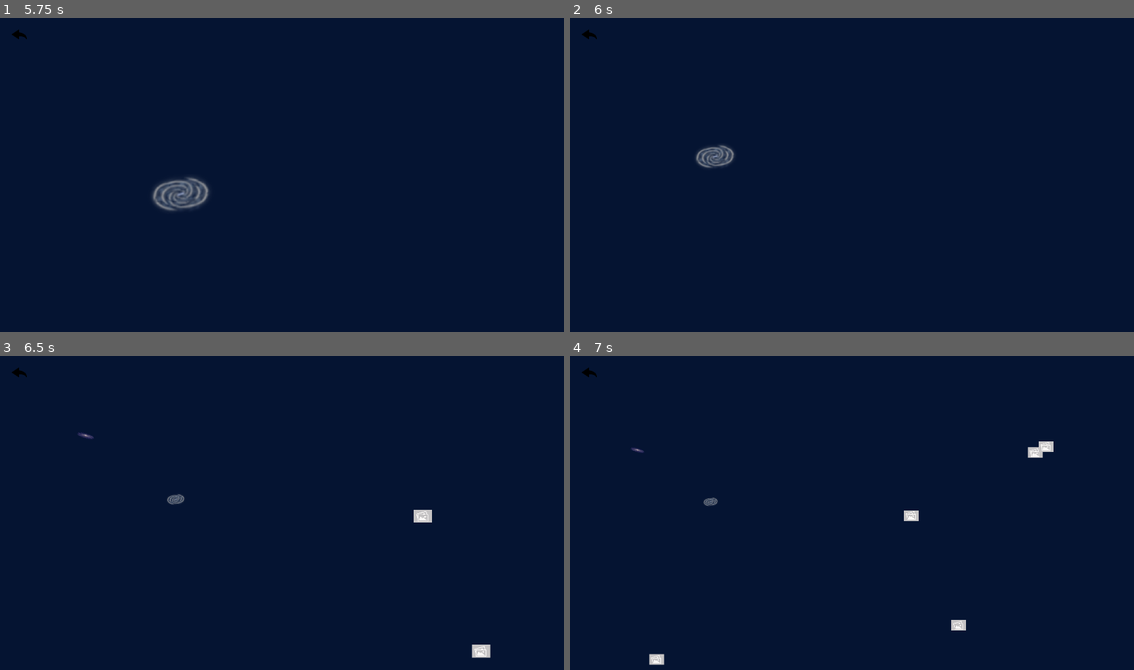
Above: before the commit, frames 1-4 (two rows, left to right).
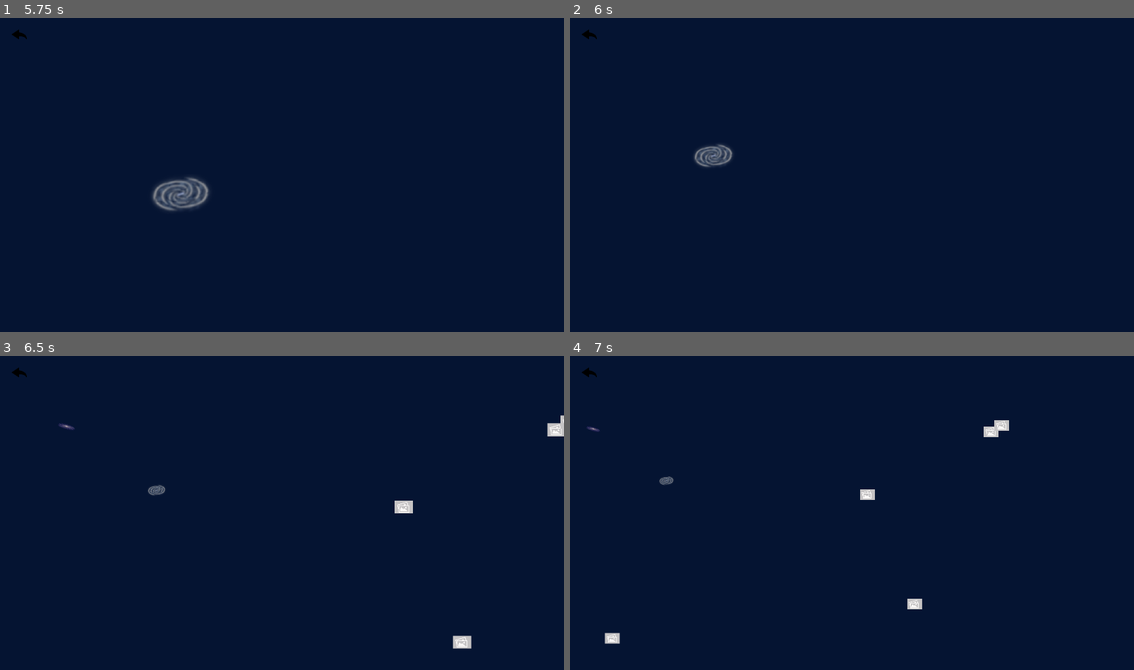
Above: after the commit, the same moments.

Repository: k4444th/ChasingCows
Game: Godot game, scene res://Scenes/galaxy_menu.tscn
Two runs of this game, one before a commit and one after it. Both use one fixed random seed, a clock stepped at 60 frames per second and the inputs below. This scene is started directly instead of the project's main scene.
Inputs (mouse positions are in pixels of both pictures, inside the frame that each line leads up to):
- Up to frame 1 (5.75 s): click (95, 83) at 0.5 s; move the mouse to (253, 237) at 1.27 s; hold W (Up) 1.28-2.78 s; move the mouse to (451, 222) at 2.02 s; move the mouse to (112, 124) at 2.77 s; hold A (Left) 2.78-4.28 s; move the mouse to (310, 175) at 3.52 s; tap Enter at 4.25 s; move the mouse to (197, 93) at 4.27 s; hold S (Down) 4.28-5.03 s; move the mouse to (406, 159) at 5.02 s; hold D (Right) from 5.03 s (still down)
- Up to frame 2 (6 s): move the mouse to (739, 190) at 5.77 s; release D (Right) at 5.78 s; hold W (Up) from 5.78 s (still down)
- Up to frame 3 (6.5 s): keep holding W (Up)
- Up to frame 4 (7 s): move the mouse to (908, 440) at 6.52 s; release W (Up) at 6.53 s; hold D (Right) from 6.53 s (still down)

Frame 1 is identical in both runs. In frame 2, 0.2% of the frame differs, in the area x 22-30%, y 40-48%; in frame 3, 0.9%; in frame 4, 1.0%, in the area x 3-86%, y 20-99%.

Commit message:
Better Navigation for Galaxy Menu

Diff:
--- a/Scenes/camera.gd
+++ b/Scenes/camera.gd
@@ -8,13 +8,13 @@
 
 func _process(_delta: float) -> void:
 	if Input.is_action_just_released("Right") and galaxyIndex < galaxyCount - 1:
-		var newPosition = position + Vector2(1920 * 2, 0)
+		galaxyIndex += 1
+		var newPosition = Vector2(1920 * 2 * galaxyIndex, 0)
 		var tween = get_tree().create_tween()
 		tween.tween_property(self, "position", newPosition, transitionSpeed).set_trans(Tween.TRANS_QUAD)
-		galaxyIndex += 1
 
 	elif Input.is_action_just_released("Left") and galaxyIndex > 0:
-		var newPosition = position - Vector2(1920 * 2, 0)
+		galaxyIndex -= 1
+		var newPosition = Vector2(1920 * 2 * galaxyIndex, 0)
 		var tween = get_tree().create_tween()
 		tween.tween_property(self, "position", newPosition, transitionSpeed).set_trans(Tween.TRANS_QUAD)
-		galaxyIndex -= 1
